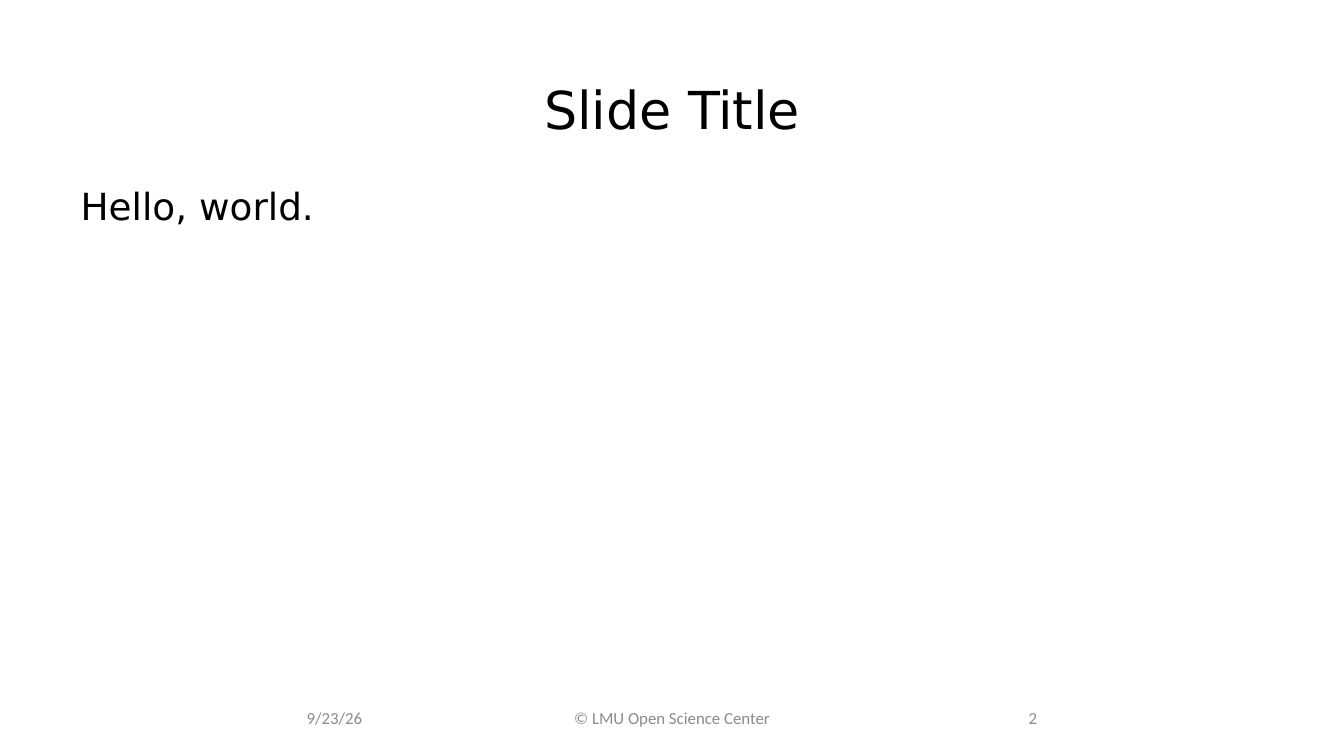
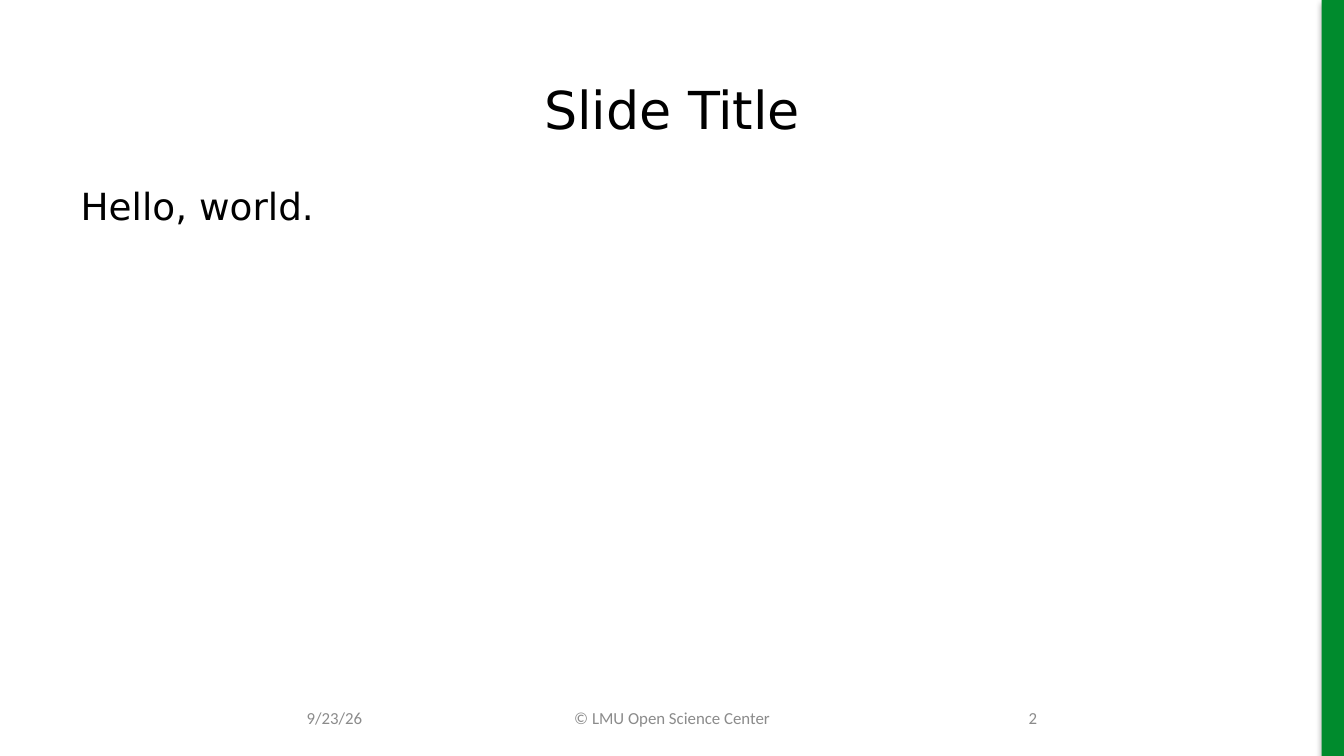
Before and after one commit to lmu-osc/train-the-trainer-test-repo-separate-slidedeck-zenodo, a slide deck: slide 2 of working-template.pptx. Drawn at 1344x756 pixels with LibreOffice and Linux fonts; fonts in the diff are those of the drawing; background and template pictures are left out. Boxes give left, top, right and bottom in pixels: in the first picture for what was removed or moved away, otherwise in the second. Text is boxed around its words. In the diff, an @@ line names an element or a change of style, - is before the commit and + after.

Commit message:
Add green side bar to all slides but title slide

```diff
--- a/working-template.pptx
+++ b/working-template.pptx
@@ rectangle added at [1321, 0, 1344, 755], fill #008B2D @@
```
Also in this commit, not shown: 2 other slides changed.
